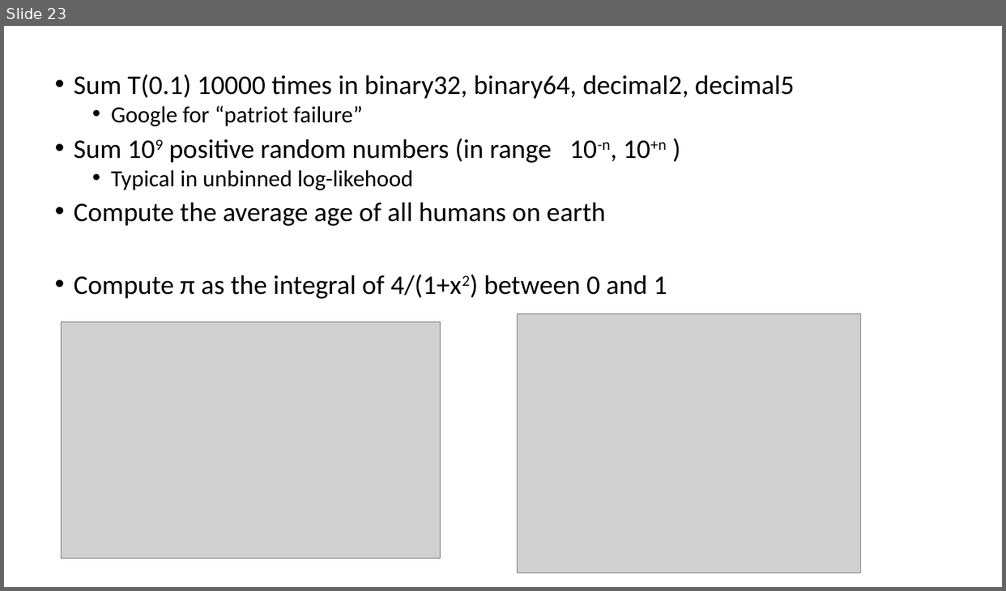
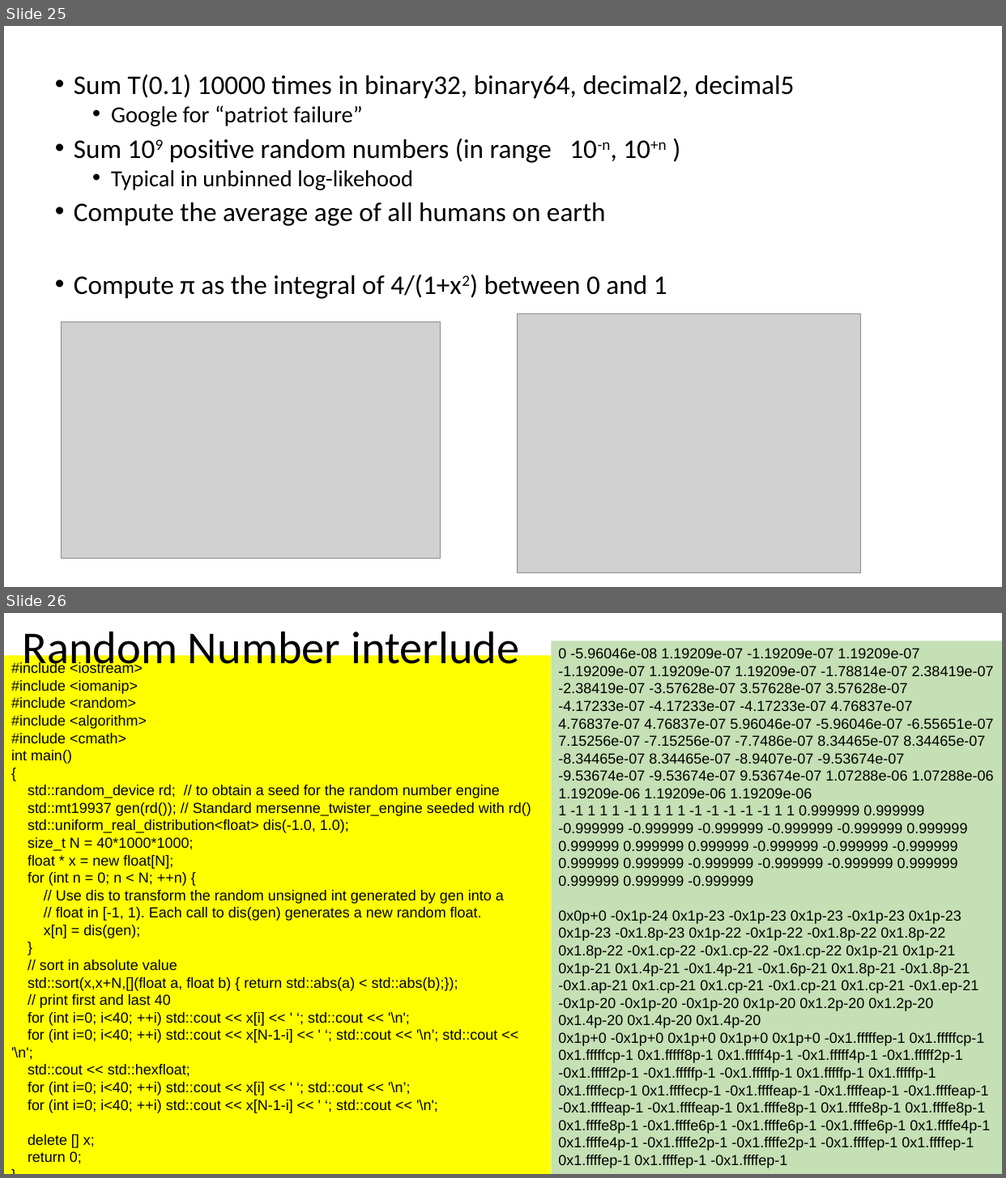
Before and after one commit to VinInn/FPCourse, a slide deck: Slides/FPforScientist.pptx. Shown one above the other, each under a label of ours: slide 23 before the commit, slides 25 and 26 after it. The pictures are 1006x591 and 1006x1178 pixels, drawn with LibreOffice and Linux fonts; fonts in the diff are those of the drawing; grey boxes stand for pictures. Boxes give left, top, right and bottom in pixels: in the first picture for what was removed or moved away, otherwise in the second. Text is boxed around its words. In the diff, an @@ line names an element or a change of style, - is before the commit and + after.

```diff
--- a/Slides/FPforScientist.pptx
+++ b/Slides/FPforScientist.pptx
@@ slide 26 added at box(4, 613, 1002, 1174), background #FFFFFF @@
@@ title added at box(22, 625, 519, 675), 44 pt, text #000000 @@
+Random Number interlude
@@ rectangle added at box(4, 656, 552, 1174), fill #FFFF00, 14 pt, text #000000 @@
+#include <iostream>
+#include <iomanip>
+#include <random>
+#include <algorithm>
+#include <cmath>
+int main()
+{
+std::random_device rd; // to obtain a seed for the random number engine
+std::mt19937 gen(rd()); // Standard mersenne_twister_engine seeded with rd()
+std::uniform_real_distribution<float> dis(-1.0, 1.0);
+size_t N = 40*1000*1000;
+float * x = new float[N];
+for (int n = 0; n < N; ++n) {
+// Use dis to transform the random unsigned int generated by gen into a
+// float in [-1, 1). Each call to dis(gen) generates a new random float.
+x[n] = dis(gen);
+}
+// sort in absolute value
+std::sort(x,x+N,[](float a, float b) { return std::abs(a) < std::abs(b);});
+// print first and last 40
+for (int i=0; i<40; ++i) std::cout << x[i] << ' ‘; std::cout << '\n';
+for (int i=0; i<40; ++i) std::cout << x[N-1-i] << ' ‘; std::cout << '\n’; std::cout << '\n';
+std::cout << std::hexfloat;
+for (int i=0; i<40; ++i) std::cout << x[i] << ' ‘; std::cout << '\n’;
+for (int i=0; i<40; ++i) std::cout << x[N-1-i] << ' ‘; std::cout << '\n';
+delete [] x;
+return 0;
+}
@@ rectangle added at box(552, 641, 1002, 1174), fill #C5E0B4, 14 pt, text #000000 @@
+0 -5.96046e-08 1.19209e-07 -1.19209e-07 1.19209e-07 -1.19209e-07 1.19209e-07 1.19209e-07 -1.78814e-07 2.38419e-07 -2.38419e-07 -3.57628e-07 3.57628e-07 3.57628e-07 -4.17233e-07 -4.17233e-07 -4.17233e-07 4.76837e-07 4.76837e-07 4.76837e-07 5.96046e-07 -5.96046e-07 -6.55651e-07 7.15256e-07 -7.15256e-07 -7.7486e-07 8.34465e-07 8.34465e-07 -8.34465e-07 8.34465e-07 -8.9407e-07 -9.53674e-07 -9.53674e-07 -9.53674e-07 9.53674e-07 1.07288e-06 1.07288e-06 1.19209e-06 1.19209e-06 1.19209e-06
+1 -1 1 1 1 -1 1 1 1 1 -1 -1 -1 -1 -1 1 1 0.999999 0.999999 -0.999999 -0.999999 -0.999999 -0.999999 -0.999999 0.999999 0.999999 0.999999 0.999999 -0.999999 -0.999999 -0.999999 0.999999 0.999999 -0.999999 -0.999999 -0.999999 0.999999 0.999999 0.999999 -0.999999
+0x0p+0 -0x1p-24 0x1p-23 -0x1p-23 0x1p-23 -0x1p-23 0x1p-23 0x1p-23 -0x1.8p-23 0x1p-22 -0x1p-22 -0x1.8p-22 0x1.8p-22 0x1.8p-22 -0x1.cp-22 -0x1.cp-22 -0x1.cp-22 0x1p-21 0x1p-21 0x1p-21 0x1.4p-21 -0x1.4p-21 -0x1.6p-21 0x1.8p-21 -0x1.8p-21 -0x1.ap-21 0x1.cp-21 0x1.cp-21 -0x1.cp-21 0x1.cp-21 -0x1.ep-21 -0x1p-20 -0x1p-20 -0x1p-20 0x1p-20 0x1.2p-20 0x1.2p-20 0x1.4p-20 0x1.4p-20 0x1.4p-20
+0x1p+0 -0x1p+0 0x1p+0 0x1p+0 0x1p+0 -0x1.fffffep-1 0x1.fffffcp-1 0x1.fffffcp-1 0x1.fffff8p-1 0x1.fffff4p-1 -0x1.fffff4p-1 -0x1.fffff2p-1 -0x1.fffff2p-1 -0x1.fffffp-1 -0x1.fffffp-1 0x1.fffffp-1 0x1.fffffp-1 0x1.ffffecp-1 0x1.ffffecp-1 -0x1.ffffeap-1 -0x1.ffffeap-1 -0x1.ffffeap-1 -0x1.ffffeap-1 -0x1.ffffeap-1 0x1.ffffe8p-1 0x1.ffffe8p-1 0x1.ffffe8p-1 0x1.ffffe8p-1 -0x1.ffffe6p-1 -0x1.ffffe6p-1 -0x1.ffffe6p-1 0x1.ffffe4p-1 0x1.ffffe4p-1 -0x1.ffffe2p-1 -0x1.ffffe2p-1 -0x1.ffffep-1 0x1.ffffep-1 0x1.ffffep-1 0x1.ffffep-1 -0x1.ffffep-1
@@ what was slide 23 is now slide 25 @@
```
Also in this commit, not shown: 2 slides changed, 1 other slide added.
